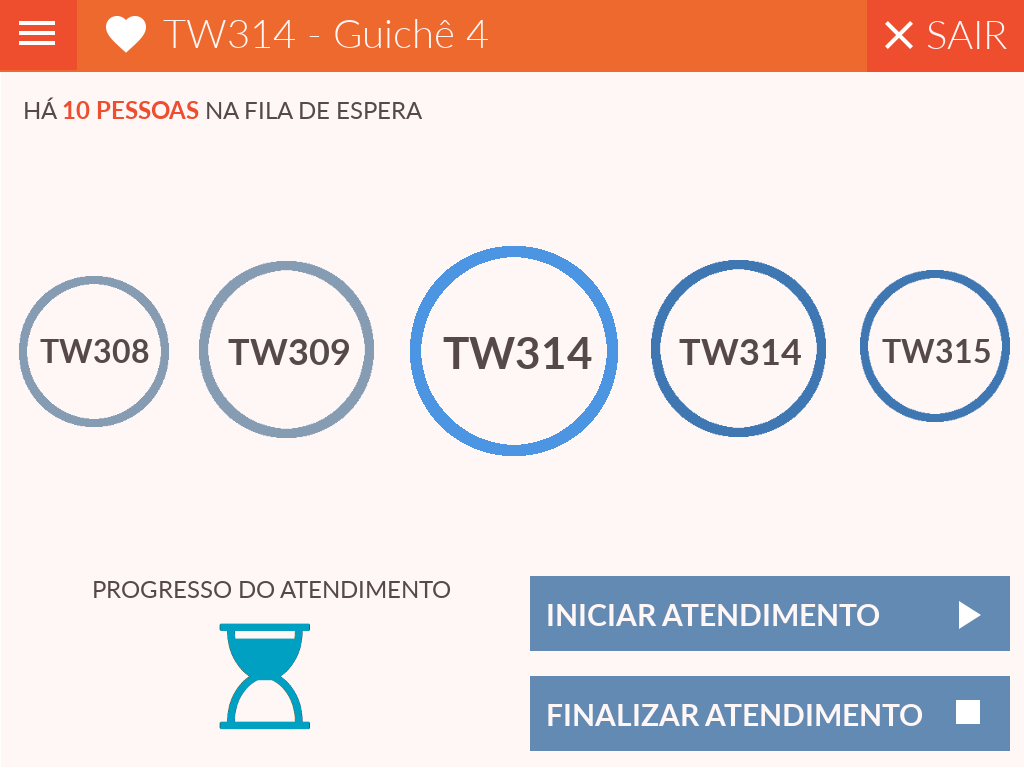
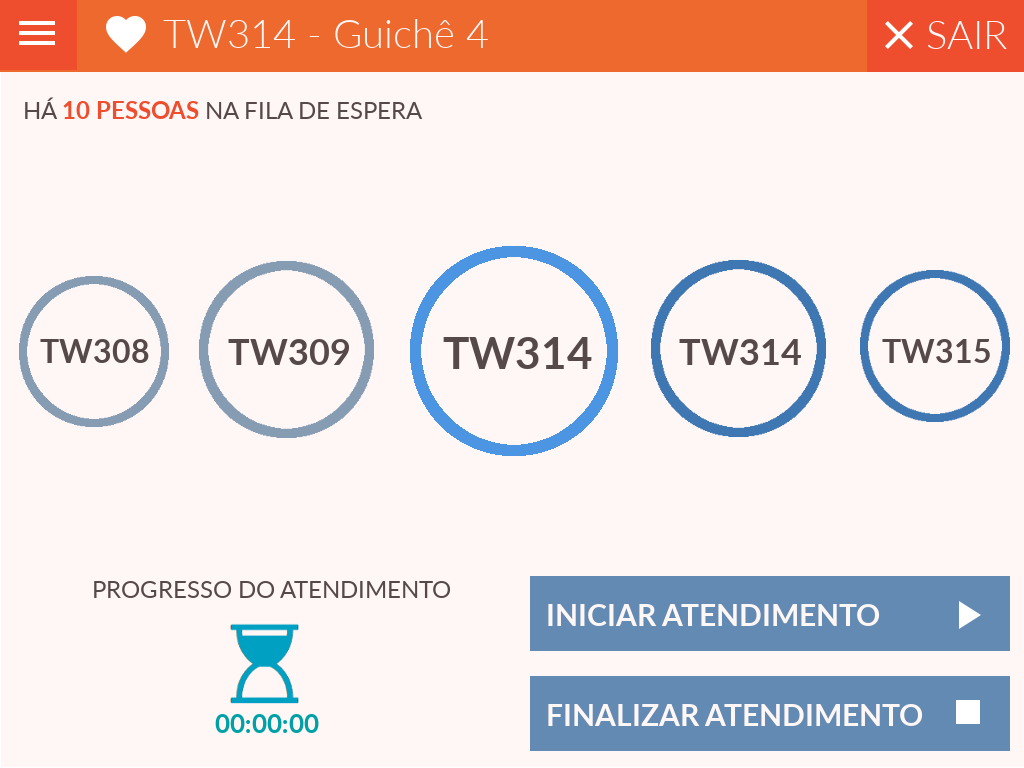
Two versions of the same layered image (1024×768). Layer-by-layer changes:
added layer "00:00:00" above "ampulheta" over [215, 714, 319, 733]
painted on "ampulheta" over [219, 623, 311, 730]
